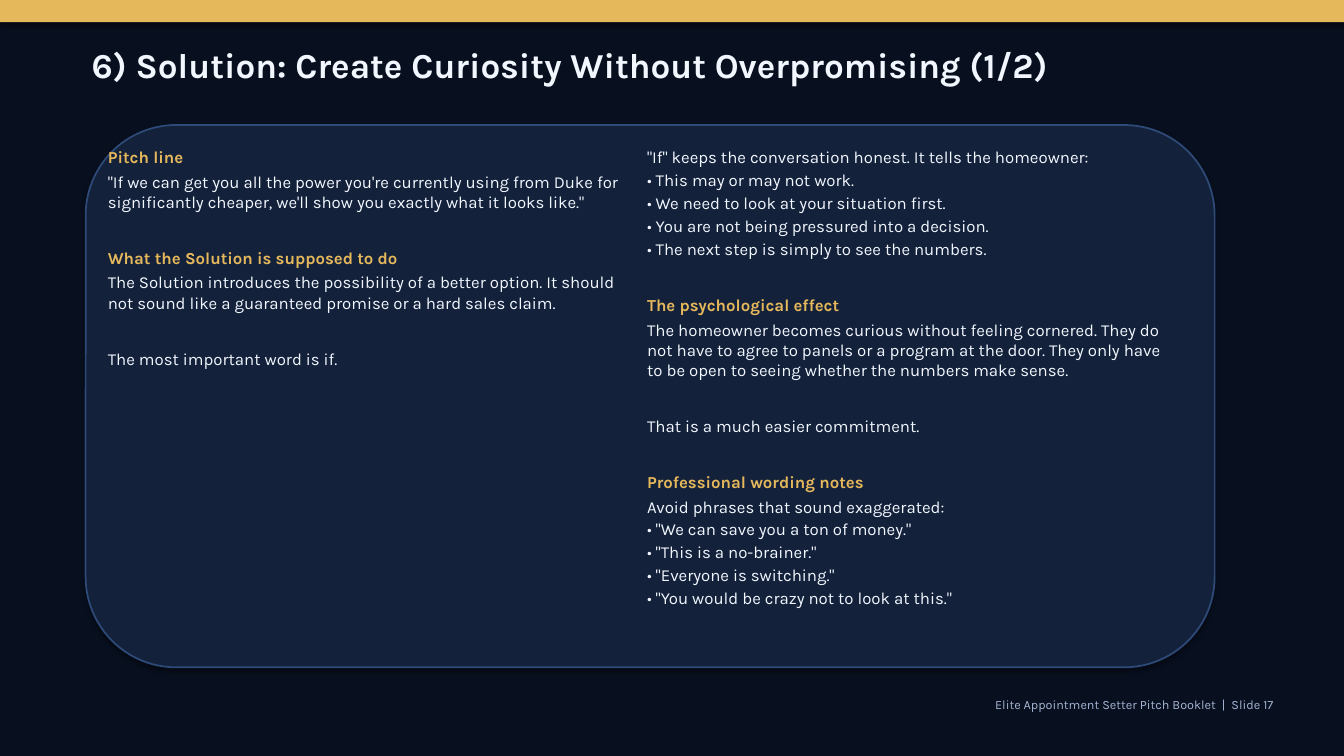
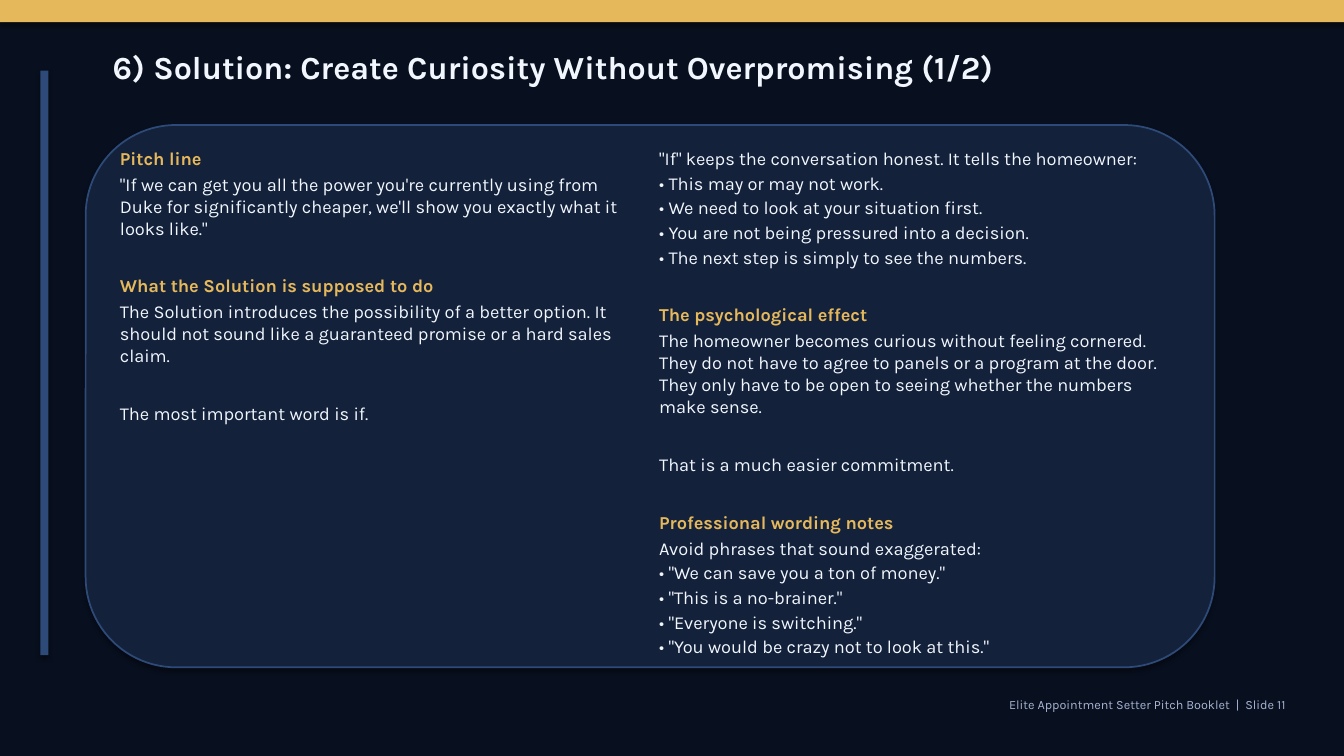
Before and after one commit to rvargas112902-ship-it/Solar-project, a slide deck: slide 11 of deliverables/APPOINTMENT_SETTER_HANDBOOK_ELITE_DECK.pptx (slide 17 before the commit). Drawn at 1344x756 pixels with LibreOffice and Linux fonts; fonts in the diff are those of the drawing. Boxes give left, top, right and bottom in pixels: in the first picture for what was removed or moved away, otherwise in the second. Text is boxed around its words. In the diff, an @@ line names an element or a change of style, - is before the commit and + after.

```diff
--- a/deliverables/APPOINTMENT_SETTER_HANDBOOK_ELITE_DECK.pptx
+++ b/deliverables/APPOINTMENT_SETTER_HANDBOOK_ELITE_DECK.pptx
@@ text "6) Solution: Create Curiosity Without ...": place and size @@
-text "6) Solution: Create Curiosity Without ..." at (92,51,1047,87)
+text "6) Solution: Create Curiosity Without ..." at (113,55,993,87)
@@ text "6) Solution: Create Curiosity Without ..." at (113,55,993,87): size 25 to 23 pt @@
@@ rectangle added at (40,71,48,655), fill #2D4A78 @@
@@ text "Pitch line" at (120,152,617,425): size 12 to 13 pt @@
@@ text "Pitch line": place and size @@
-text "Pitch line" at (108,149,618,369)
+text "Pitch line" at (120,152,617,425)
@@ text ""If" keeps the conversation honest. ...": place and size @@
-text ""If" keeps the conversation honest. ..." at (647,151,1160,608)
+text ""If" keeps the conversation honest. ..." at (659,152,1156,658)
@@ text ""If" keeps the conversation honest. ..." at (659,152,1156,658): size 12 to 13 pt @@
@@ text at (1009,700,1285,712): text changed @@
-Elite Appointment Setter Pitch Booklet | Slide 17
+Elite Appointment Setter Pitch Booklet | Slide 11
```
Also in this commit, not shown: 75 other slides changed, 6 slides removed, 2 other files.
